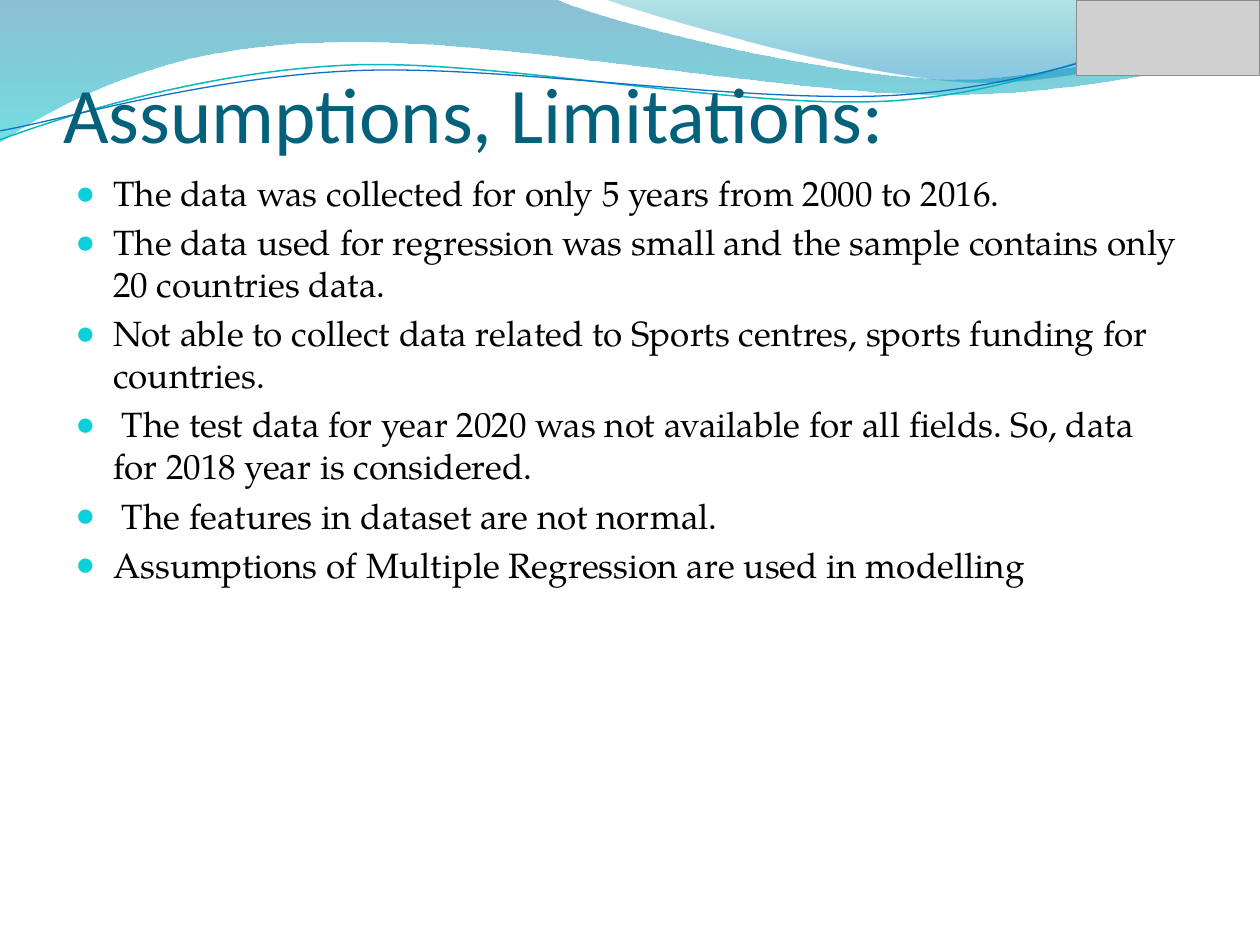
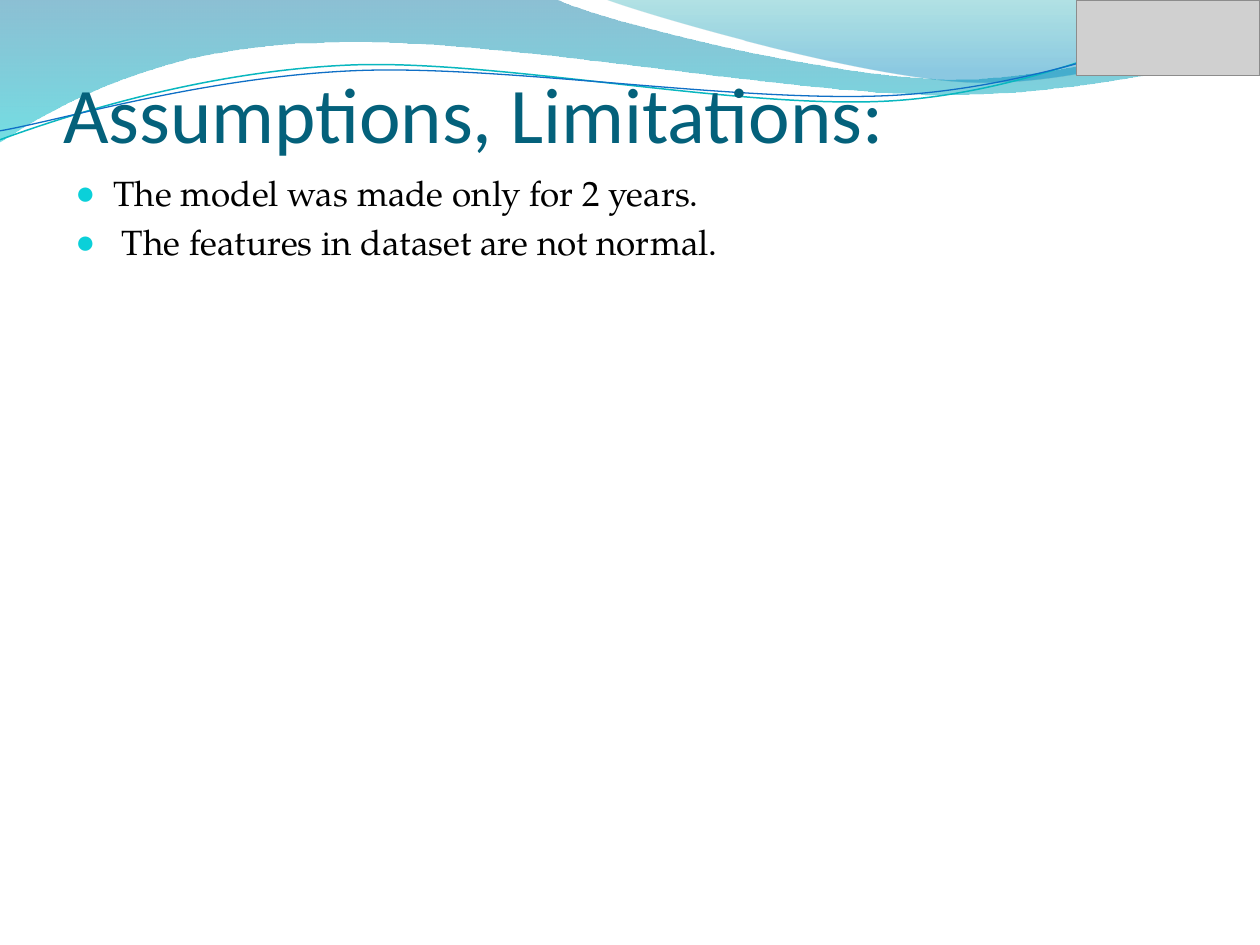
Before and after one commit to iamkuntaldinda/datasets-, a slide deck: slide 28 of Practicum 3.pptx (slide 27 before the commit). Drawn at 1260x945 pixels with LibreOffice and Linux fonts; fonts in the diff are those of the drawing; grey boxes stand for pictures; background and template pictures are left out. Boxes give left, top, right and bottom in pixels: in the first picture for what was removed or moved away, otherwise in the second. Text is boxed around its words. In the diff, an @@ line names an element or a change of style, - is before the commit and + after.

```diff
--- a/Practicum 3.pptx
+++ b/Practicum 3.pptx
@@ text at <box>113,180,699,216</box>: text changed @@
-● The data was collected for only 5 years from 2000 to 2016.
-● The data used for regression was small and the sample contains only 20 countries data.
-● Not able to collect data related to Sports centres, sports funding for countries.
-● The test data for year 2020 was not available for all fields. So, data for 2018 year is considered.
+● The model was made only for 2 years.
@@ text at <box>113,552,1025,588</box>: paragraph removed @@
-● Assumptions of Multiple Regression are used in modelling
```
Also in this commit, not shown: 9 other slides changed, 8 slides added, 7 slides removed, 2 other files.
